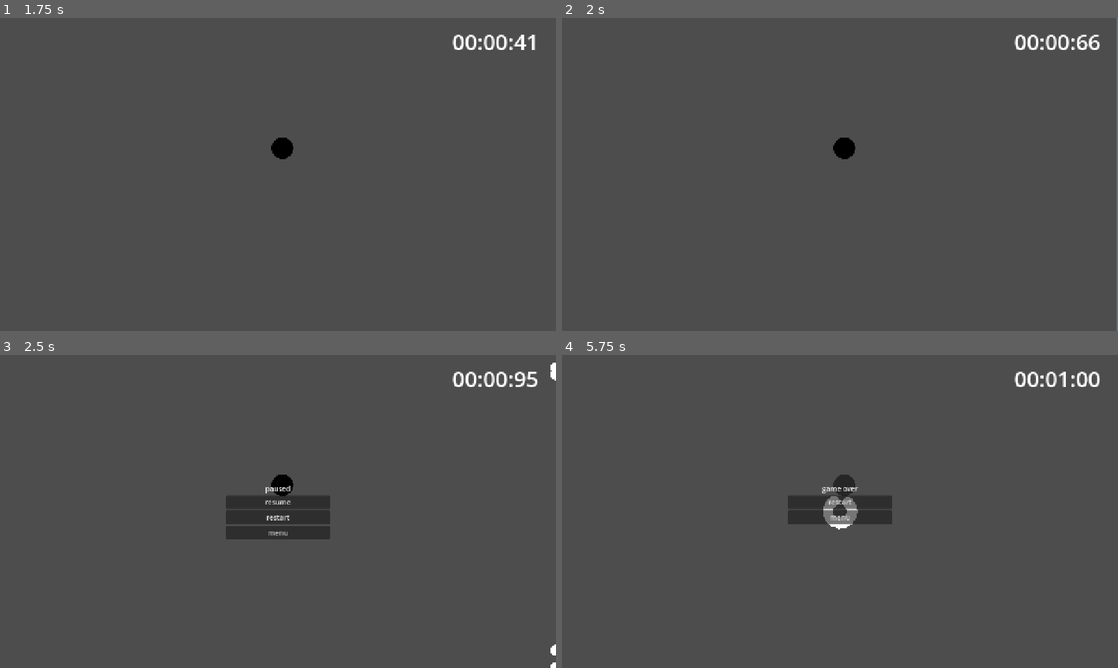
Above: before the commit, frames 1-4 (two rows, left to right).
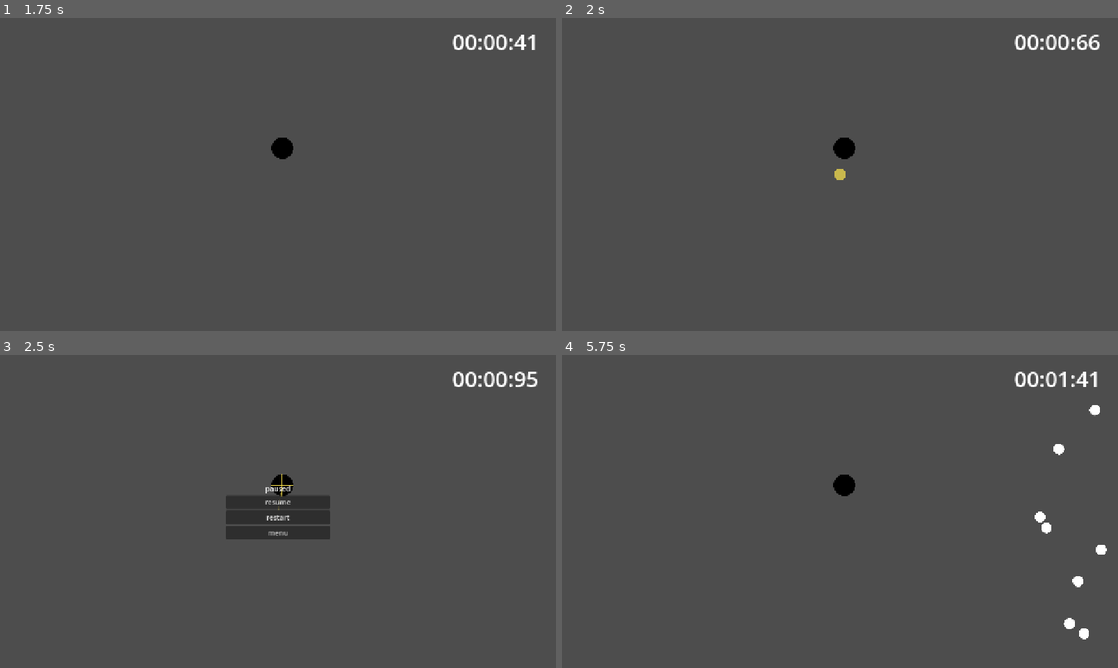
Above: after the commit, the same moments.

Repository: cybercore-arch/VF_PLUS
Game: Godot game, scene res://scenes/menu.tscn
The game is run twice, just before and just after one commit, with the same random seed, the same clock (stepped at 60 frames per second) and the same inputs.
Inputs (mouse positions are in pixels of both pictures, inside the frame that each line leads up to):
- Up to frame 1 (1.75 s): click "endless levels" at 0.5 s; click "all stars_ENDLSS" at 1.25 s
- Up to frame 2 (2 s): no input
- Up to frame 3 (2.5 s): tap Enter at 2 s; move the mouse to (400, 495) at 2.02 s; click (400, 495) at 2.17 s; tap Space at 2.27 s
- Up to frame 4 (5.75 s): click "restart" at 2.75 s; move the mouse to (728, 527) at 3.52 s; click (728, 527) at 3.67 s; tap Space at 3.77 s; click "restart" at 4.25 s; move the mouse to (895, 442) at 5.02 s; click (895, 442) at 5.17 s

Frame 1 is identical in both runs. In frame 2, 0.3% of the frame differs, in the area x 49-100%, y 0-100%; in frame 3, 0.1%; in frame 4, 2.4%, in the area x 40-98%, y 5-91%.

Commit message:
Lasers: single-color beam, add laser_grid and laser_ring patterns
Co-Authored-By: Claude Sonnet 5.5 <noreply@anthropic.com>
Claude-Session: https://claude.ai/code/session_01DTZ2tWqXP8Yr6x4Jmhuw8U

Diff:
--- a/core/pattern_util.gd
+++ b/core/pattern_util.gd
@@ -12,7 +12,7 @@
 ## Список встроенных паттернов. Нужен как запасной вариант: в экспортной сборке
 ## DirAccess может показывать скрипты как *.gd.remap или *.gdc.
 const BUILTIN_PATTERNS: Array[String] = [
-	"boomerang", "circle", "laser_shot", "minigun", "puppet", "rain", "sakura", "shot", "spiral", "wall",
+	"boomerang", "circle", "laser_grid", "laser_ring", "laser_shot", "minigun", "puppet", "rain", "sakura", "shot", "spiral", "wall",
 ]
 ## Мета-паттерны не попадают в пул `random`.
 const META_PATTERNS: Array[String] = ["random", "loop"]
@@ -269,7 +269,7 @@
 
 const LASER_KEYS: Array[String] = [
 	"length", "width", "warn_width", "warn_time", "grow_time", "active_time",
-	"fade_time", "color", "core_color", "warn_alpha", "hit_scale",
+	"fade_time", "color", "warn_alpha", "hit_scale",
 ]
 
 ## Вытаскивает из params настройки лазера, чтобы любой laser_-паттерн принимал одни и те же ключи.
--- /dev/null
+++ b/entities/attacks/laser_grid.gd
@@ -0,0 +1,62 @@
+extends RefCounted
+## Сетка из лазеров: rows горизонтальных и cols вертикальных линий, равномерно по экрану.
+## Между линиями остаются безопасные клетки. Все линии сначала показывают тусклое предупреждение.
+##
+## rows, cols    — сколько горизонтальных / вертикальных лазеров (0 — не создавать)
+## margin        — отступ сетки от краёв экрана, пиксели
+## skip          — сколько случайных линий выбросить (получаются широкие безопасные коридоры)
+## order         — "sequential" (по порядку: сверху вниз, слева направо) или "shuffle"
+## stagger       — задержка между линиями, сек (0 — все стреляют одновременно)
+## warn_all      — true (по умолчанию): все предупреждения видны сразу, а стреляют по очереди;
+##                 false: каждая линия сама показывает предупреждение и стреляет после предыдущей
+## Настройки лазера: width, warn_width, warn_time, grow_time, active_time, fade_time,
+## color, warn_alpha, length, hit_scale.
+
+const START_OUTSIDE: float = 50.0
+
+func execute(arena: Node2D, params: Dictionary) -> void:
+	if not PatternUtil.arena_alive(arena):
+		return
+
+	var vp: Vector2 = arena.get_viewport_rect().size
+	var rows: int = maxi(int(params.get("rows", 4)), 0)
+	var cols: int = maxi(int(params.get("cols", 6)), 0)
+	var margin: float = params.get("margin", 0.0)
+	var skip: int = maxi(int(params.get("skip", 0)), 0)
+	var order: String = str(params.get("order", "sequential")).to_lower()
+	var stagger: float = maxf(params.get("stagger", 0.0), 0.0)
+	var warn_all: bool = params.get("warn_all", true)
+	var opts: Dictionary = PatternUtil.laser_options(params)
+
+	# Линия: [точка старта, угол в радианах].
+	var lines: Array = []
+	for i in range(rows):
+		var y: float = margin + (float(i) + 0.5) * (vp.y - 2.0 * margin) / float(rows)
+		lines.append([Vector2(-START_OUTSIDE, y), 0.0])
+	for i in range(cols):
+		var x: float = margin + (float(i) + 0.5) * (vp.x - 2.0 * margin) / float(cols)
+		lines.append([Vector2(x, -START_OUTSIDE), PI * 0.5])
+
+	if lines.is_empty():
+		return
+
+	# Выбрасываем случайные линии, но хотя бы одна остаётся.
+	for n in range(mini(skip, lines.size() - 1)):
+		lines.remove_at(randi() % lines.size())
+
+	if order == "shuffle":
+		lines.shuffle()
+
+	var base_warn: float = float(opts.get("warn_time", 1.0))
+
+	for i in range(lines.size()):
+		var line_opts: Dictionary = opts.duplicate()
+		if warn_all:
+			# все видны сразу, i-я стреляет через i * stagger после общего предупреждения
+			line_opts["warn_time"] = base_warn + float(i) * stagger
+		PatternUtil.spawn_laser(arena, lines[i][0], lines[i][1], line_opts)
+
+		if not warn_all and stagger > 0.0 and i < lines.size() - 1:
+			await PatternUtil.wait(arena, stagger)
+			if not PatternUtil.arena_alive(arena):
+				return
--- /dev/null
+++ b/entities/attacks/laser_ring.gd
@@ -0,0 +1,61 @@
+extends RefCounted
+## Кольцо лазеров: count лучей расходятся от центра по кругу, как спицы колеса.
+## Лучи можно раскрутить, и они будут заметать экран.
+##
+## pos (или x/y)  — центр
+## count          — число лучей
+## start_angle    — угол первого луча, градусы (0 — вправо); random_start: true — случайный
+## inner_radius   — безопасный круг вокруг центра: лучи начинаются на этом расстоянии, пиксели
+## spin           — скорость вращения во время работы луча, градусы в секунду (минус — против часовой)
+## warn_spin      — скорость вращения предупреждающих линий, градусы в секунду (по умолчанию 0)
+## show_origin    — мигающая точка в центре
+## Настройки лазера: width, warn_width, warn_time, grow_time, active_time, fade_time,
+## color, warn_alpha, length, hit_scale.
+
+func execute(arena: Node2D, params: Dictionary) -> void:
+	if not PatternUtil.arena_alive(arena):
+		return
+
+	var center: Vector2 = PatternUtil.get_pos(arena, params)
+	var count: int = maxi(int(params.get("count", 8)), 1)
+	var start_angle: float = deg_to_rad(params.get("start_angle", 0.0))
+	if params.get("random_start", false):
+		start_angle = randf() * TAU
+	var inner_radius: float = maxf(params.get("inner_radius", 60.0), 0.0)
+	var spin: float = deg_to_rad(params.get("spin", 0.0))
+	var warn_spin: float = deg_to_rad(params.get("warn_spin", 0.0))
+	var show_origin: bool = params.get("show_origin", true)
+	var opts: Dictionary = PatternUtil.laser_options(params)
+
+	var dot: Sprite2D = null
+	if show_origin:
+		var base_color: Color = PatternUtil.to_color(params.get("color"), Color(1.0, 0.2, 0.3))
+		dot = PatternUtil.spawn_dot(arena, center, Color(base_color.r, base_color.g, base_color.b, 0.7))
+
+	var lasers: Array = []
+	for i in range(count):
+		var a: float = start_angle + TAU * float(i) / float(count)
+		lasers.append(PatternUtil.spawn_laser(arena, center + Vector2.from_angle(a) * inner_radius, a, opts))
+
+	var total: float = lasers[0].total_time()
+	var warn_phase: float = lasers[0].warn_time + lasers[0].grow_time
+
+	if spin == 0.0 and warn_spin == 0.0:
+		await PatternUtil.wait(arena, total)
+	else:
+		var t: float = 0.0
+		while t < total:
+			t += await PatternUtil.next_frame(arena)
+			if not PatternUtil.arena_alive(arena):
+				return
+			# до конца предупреждения крутимся со warn_spin, потом со spin
+			var rot: float = warn_spin * minf(t, warn_phase) + spin * maxf(t - warn_phase, 0.0)
+			for i in range(count):
+				var laser = lasers[i]
+				if not is_instance_valid(laser):
+					continue
+				var a2: float = start_angle + TAU * float(i) / float(count) + rot
+				laser.global_position = center + Vector2.from_angle(a2) * inner_radius
+				laser.global_rotation = a2
+
+	PatternUtil.free_node(dot)
--- a/entities/attacks/laser_shot.gd
+++ b/entities/attacks/laser_shot.gd
@@ -10,7 +10,7 @@
 ## count и spread — веер из count лазеров на spread градусов.
 ## show_origin — мигающая точка-излучатель в начале луча.
 ## Настройки самого лазера: width, warn_width, warn_time, grow_time, active_time,
-## fade_time, color, core_color, warn_alpha, length, hit_scale.
+## fade_time, color, warn_alpha, length, hit_scale.
 
 func execute(arena: Node2D, params: Dictionary) -> void:
 	if not PatternUtil.arena_alive(arena):
--- a/entities/attacks/random.gd
+++ b/entities/attacks/random.gd
@@ -43,6 +43,16 @@
 			auto_params["count"] = 1
 			auto_params["target"] = "player"
 			auto_params["warn_time"] = randf_range(0.8, 1.2)
+		"laser_grid":
+			auto_params["rows"] = randi_range(2, 5)
+			auto_params["cols"] = randi_range(3, 7)
+			auto_params["skip"] = randi_range(0, 2)
+			auto_params["warn_time"] = randf_range(1.2, 1.8)
+		"laser_ring":
+			auto_params["pos"] = ["center", "random"].pick_random()
+			auto_params["count"] = randi_range(4, 10)
+			auto_params["spin"] = [0.0, 40.0, -40.0].pick_random()
+			auto_params["warn_time"] = randf_range(1.2, 1.8)
 		"rain":
 			auto_params["side"] = ["top", "bottom", "left", "right"].pick_random()
 			auto_params["mode"] = ["gaps", "random"].pick_random()
--- a/entities/laser/laser.gd
+++ b/entities/laser/laser.gd
@@ -19,15 +19,13 @@
 var active_time: float = 0.4
 var fade_time: float = 0.15
 var color: Color = Color(1.0, 0.2, 0.3)
-var core_color: Color = Color(1.0, 1.0, 1.0)  # светлая сердцевина яркого луча
 var warn_alpha: float = 0.3      # прозрачность тусклой линии
 var hit_scale: float = 0.8       # хитбокс = width * hit_scale (чуть мягче, чем выглядит)
 
 var phase: Phase = Phase.WARN
 var _t: float = 0.0
 
-@onready var _glow: Line2D = $Glow
-@onready var _core: Line2D = $Core
+@onready var _beam: Line2D = $Beam
 @onready var _hitbox: CollisionShape2D = $CollisionShape2D
 
 
@@ -43,7 +41,6 @@
 	warn_alpha = float(opts.get("warn_alpha", warn_alpha))
 	hit_scale = float(opts.get("hit_scale", hit_scale))
 	color = PatternUtil.to_color(opts.get("color"), color)
-	core_color = PatternUtil.to_color(opts.get("core_color"), core_color)
 
 
 ## Сколько всего живёт лазер от появления до удаления.
@@ -52,8 +49,7 @@
 
 
 func _ready() -> void:
-	_glow.points = PackedVector2Array([Vector2.ZERO, Vector2(length, 0.0)])
-	_core.points = PackedVector2Array([Vector2.ZERO, Vector2(length, 0.0)])
+	_beam.points = PackedVector2Array([Vector2.ZERO, Vector2(length, 0.0)])
 	var rect := RectangleShape2D.new()
 	rect.size = Vector2(length, maxf(width * hit_scale, 1.0))
 	_hitbox.shape = rect
@@ -107,8 +103,5 @@
 			var k2: float = clampf(_t / maxf(fade_time, 0.0001), 0.0, 1.0)
 			w = width * (1.0 - k2)
 			a = 1.0 - k2
-	_glow.width = w
-	_glow.default_color = Color(color.r, color.g, color.b, a * color.a)
-	_core.visible = phase != Phase.WARN
-	_core.width = w * 0.45
-	_core.default_color = Color(core_color.r, core_color.g, core_color.b, a * core_color.a)
+	_beam.width = w
+	_beam.default_color = Color(color.r, color.g, color.b, a * color.a)
--- a/entities/laser/laser.tscn
+++ b/entities/laser/laser.tscn
@@ -8,10 +8,7 @@
 collision_mask = 1
 script = ExtResource("1_laser")
 
-[node name="Glow" type="Line2D" parent="."]
+[node name="Beam" type="Line2D" parent="."]
 width = 4.0
 
-[node name="Core" type="Line2D" parent="."]
-width = 2.0
-
 [node name="CollisionShape2D" type="CollisionShape2D" parent="."]
--- a/levels/test laser.json
+++ b/levels/test laser.json
@@ -3,6 +3,9 @@
     { "time": 0.5, "pattern": "laser_shot", "params": { "pos": [100, 100], "target": "player", "warn_time": 1.2 } },
     { "time": 3.0, "pattern": "laser_shot", "params": { "pos": "center", "target": "player", "track_time": 0.8, "warn_time": 1.2, "color": [0.3, 0.8, 1.0] } },
     { "time": 6.0, "pattern": "laser_shot", "params": { "pos": [640, 30], "angle": 90, "count": 5, "spread": 60, "width": 20, "warn_time": 1.5, "color": [0.8, 0.4, 1.0] } },
-    { "time": 9.5, "pattern": "laser_shot", "params": { "pos": "random", "target": "player", "warn_time": 0.9, "active_time": 0.8, "width": 45, "color": [1.0, 0.7, 0.1] } }
+    { "time": 9.5, "pattern": "laser_grid", "params": { "rows": 4, "cols": 6, "skip": 2, "warn_time": 1.6, "active_time": 0.6, "color": [1.0, 0.7, 0.1] } },
+    { "time": 14.0, "pattern": "laser_grid", "params": { "rows": 5, "cols": 8, "warn_time": 1.5, "stagger": 0.25, "order": "shuffle", "width": 22, "color": [0.4, 1.0, 0.5] } },
+    { "time": 19.5, "pattern": "laser_ring", "params": { "pos": "center", "count": 6, "inner_radius": 90, "warn_time": 1.5, "active_time": 0.6, "color": [1.0, 0.3, 0.6] } },
+    { "time": 24.0, "pattern": "laser_ring", "params": { "pos": "center", "count": 5, "inner_radius": 80, "spin": 45, "warn_time": 1.5, "active_time": 2.5, "width": 24, "color": [0.3, 0.8, 1.0] } }
   ]
 }
Not shown, added: entities/attacks/laser_grid.gd.uid
Not shown, added: entities/attacks/laser_ring.gd.uid
Not shown, changed: HOWTOLEVELS.md
